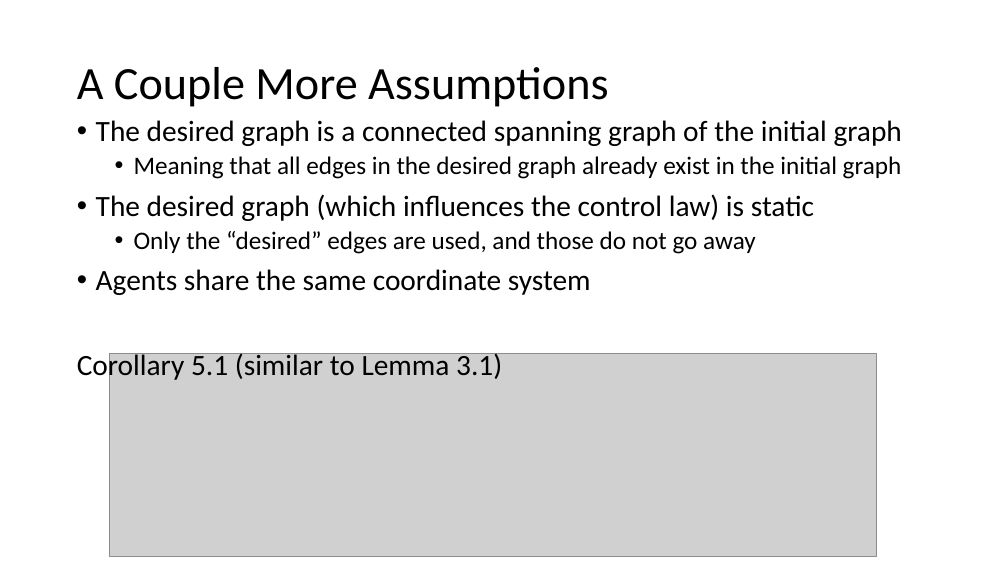
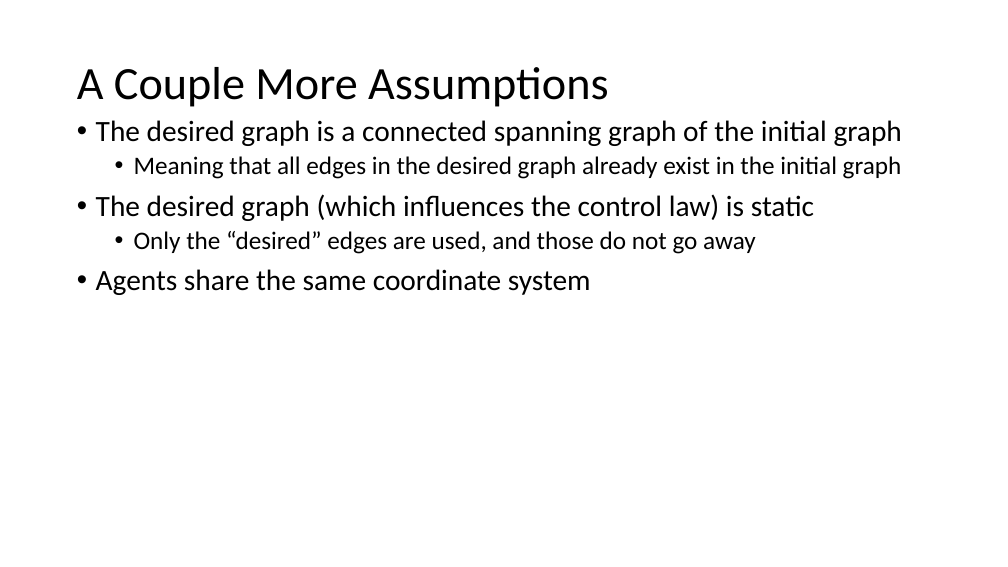
Before and after one commit to cammypeterson/Multi-Agent-Systems-Algorithms, a slide deck: slide 19 of Connectedness of Agents/Powerpoint/Paper Presentation - Landon Shumway.pptx. Drawn at 1008x567 pixels with LibreOffice and Linux fonts; fonts in the diff are those of the drawing; grey boxes stand for pictures. Boxes give left, top, right and bottom in pixels: in the first picture for what was removed or moved away, otherwise in the second. Text is boxed around its words. In the diff, an @@ line names an element or a change of style, - is before the commit and + after.

```diff
--- a/Connectedness of Agents/Powerpoint/Paper Presentation - Landon Shumway.pptx
+++ b/Connectedness of Agents/Powerpoint/Paper Presentation - Landon Shumway.pptx
@@ text at [77, 350, 502, 382]: paragraph removed @@
-Corollary 5.1 (similar to Lemma 3.1)
@@ picture removed at [110, 354, 876, 557] @@
```
Also in this commit, not shown: 1 other slide changed, 1 slide removed, 1 other file.
